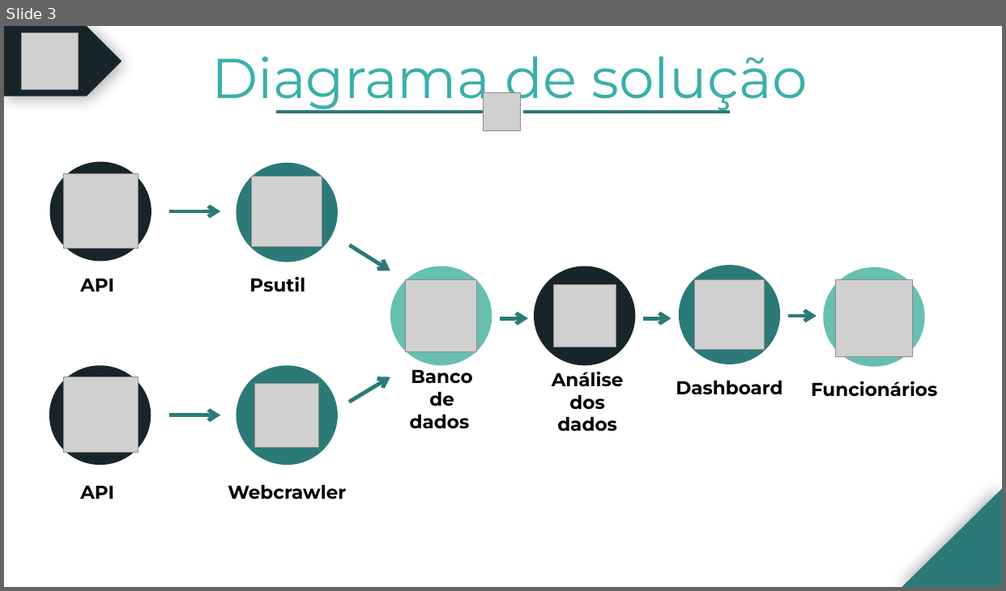
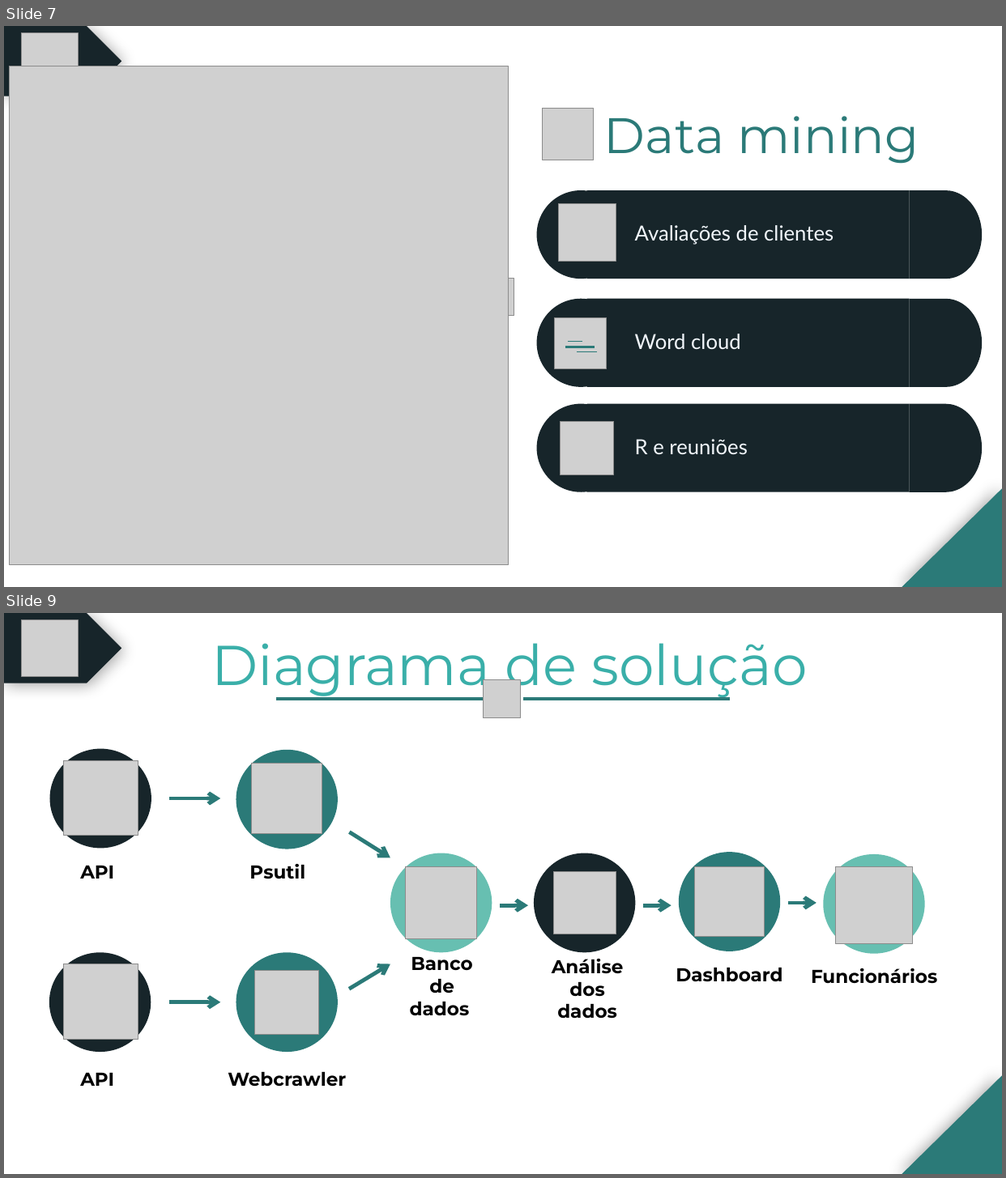
Before and after one commit to BandTec/grupo-10-ccoa-20201, a slide deck: MONITORAMENTO/Documentação/PPTs/Cold Stock Apresentação - Sprint 3.pptx. Shown one above the other, each under a label of ours: slide 3 before the commit, slides 7 and 9 after it; the slides between them are not shown. The pictures are 1006x591 and 1006x1178 pixels, drawn with LibreOffice and Linux fonts; fonts in the diff are those of the drawing; grey boxes stand for pictures. Boxes give left, top, right and bottom in pixels: in the first picture for what was removed or moved away, otherwise in the second. Text is boxed around its words. In the diff, an @@ line names an element or a change of style, - is before the commit and + after.

```diff
--- a/MONITORAMENTO/Documentação/PPTs/Cold Stock Apresentação - Sprint 3.pptx
+++ b/MONITORAMENTO/Documentação/PPTs/Cold Stock Apresentação - Sprint 3.pptx
@@ slide 7 added at [4, 26, 1002, 587], background #FFFFFF @@
@@ pentagon arrow added at [4, 26, 121, 96], fill #17252A @@
@@ picture added at [22, 32, 78, 89] @@
@@ picture added at [9, 66, 509, 565] @@
@@ picture added at [543, 109, 594, 160] @@
@@ text added at [604, 116, 919, 164], 48 pt, text #2B7A78 @@
+Data mining
@@ ellipse added at [537, 190, 625, 279], fill #17252A @@
@@ rectangle added at [587, 190, 910, 279], fill #17252A @@
@@ flow chart delay added at [909, 190, 982, 279], fill #17252A @@
@@ picture added at [559, 203, 616, 261] @@
@@ text added at [635, 225, 833, 245], 20 pt, text #F1F6FB @@
+Avaliações de clientes
@@ picture added at [476, 278, 513, 316] @@
@@ rectangle added at [587, 298, 910, 386], fill #17252A @@
@@ flow chart delay added at [909, 299, 982, 387], fill #17252A @@
@@ text added at [635, 334, 741, 349], 20 pt, text #F1F6FB @@
+Word cloud
@@ group added at [537, 298, 625, 386]: 3 lines, 1 ellipse, 1 picture @@
@@ ellipse added at [537, 404, 625, 493], fill #17252A @@
@@ rectangle added at [587, 404, 910, 493], fill #17252A @@
@@ flow chart delay added at [909, 404, 982, 493], fill #17252A @@
@@ picture added at [560, 421, 614, 476] @@
@@ text added at [635, 439, 747, 454], 20 pt, text #F1F6FB @@
+R e reuniões
@@ right triangle added at [902, 489, 1002, 587], fill #2B7A78 @@
@@ what was slide 3 is now slide 9 @@
```
Also in this commit, not shown: 8 slides changed, 10 other slides added, 9 slides removed, 1 other file.
